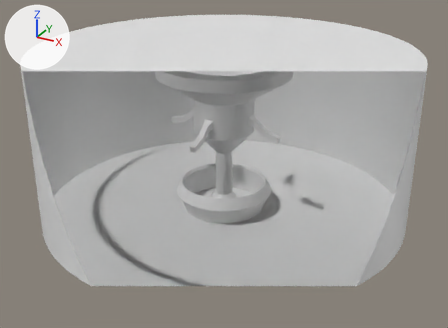
Two versions of the FBX model Assets/World/Models/Room.fbx, one commit apart.
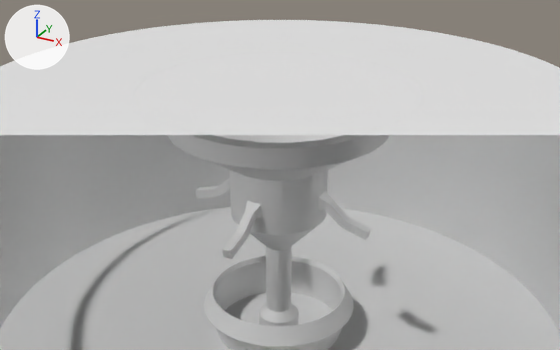
Each version appears first whole from a 50 mm camera at (12.74, -23.17, 13.7) aimed at (0.29, -0.52, 2.37), and next in a close-up from a 50 mm camera at (9.57, -17.33, 13.64) aimed at (-0.09, 0.23, 4.86). The axes (+X, +Y, +Z) are drawn at upper left. The lights are the same throughout. Everything nearer to the camera than a plane just in front of the edit is cut away.

The first close-up shows 'BezierCurve', 'MiddleColumn', 'Room', 'TVArm', 'Ticker'.
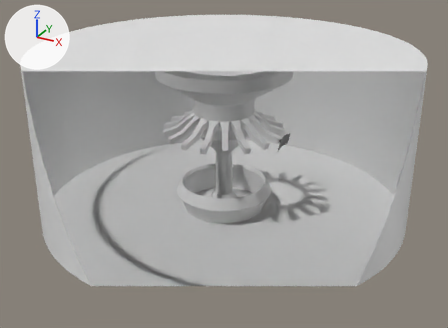
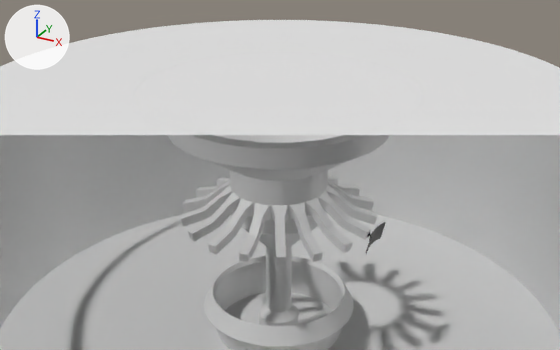
Diff of the bpy script that builds the scene:
```diff
--- a/Assets/World/Models/Room.fbx.py
+++ b/Assets/World/Models/Room.fbx.py
@@ me_cube @@
-me_cube.from_pydata(...)  # 80 vertices, 68 faces; spans x -2.77..2.77, y -2.77..2.77, z 3.69..4.69
+me_cube.from_pydata(...)  # 360 vertices, 306 faces; spans x -2.77..2.77, y -2.75..2.75, z 3.69..4.69
+# me_cube part 1: the loose piece of 20 vertices spanning x 1.34..2.77, y -0.22..0.22, z 3.69..4.69 is copied, and the copy is turned -20 degrees about the z axis through the mesh origin; it spans x 1.18..2.65, y -1.07..-0.25, z 3.69..4.69
+# me_cube part 2: the loose piece of 20 vertices spanning x 1.34..2.77, y -0.22..0.22, z 3.69..4.69 is copied, and the copy is turned -40 degrees about the z axis through the mesh origin; it spans x 0.88..2.2, y -1.88..-0.69, z 3.69..4.69
+# me_cube part 3: the loose piece of 20 vertices spanning x 1.34..2.77, y -0.22..0.22, z 3.69..4.69 is copied, and the copy is turned 40 degrees about the z axis through the mesh origin; it spans x 0.88..2.2, y 0.69..1.88, z 3.69..4.69
+# me_cube part 4: the loose piece of 20 vertices spanning x 1.34..2.77, y -0.22..0.22, z 3.69..4.69 is copied, and the copy is turned 20 degrees about the z axis through the mesh origin; it spans x 1.18..2.65, y 0.25..1.07, z 3.69..4.69
+# me_cube part 5: the loose piece of 20 vertices spanning x -0.22..0.22, y 1.34..2.77, z 3.69..4.69 is copied, and the copy is turned -30 degrees about the z axis through the mesh origin; it spans x 0.48..1.49, y 1.05..2.46, z 3.69..4.69
+# me_cube part 6: the loose piece of 20 vertices spanning x -0.22..0.22, y -2.77..-1.34, z 3.69..4.69 is copied, and the copy is turned -30 degrees about the z axis through the mesh origin; it spans x -1.49..-0.48, y -2.46..-1.05, z 3.69..4.69
+# me_cube part 7: the loose piece of 20 vertices spanning x -2.77..-1.34, y -0.22..0.22, z 3.69..4.69 is copied, and the copy is turned 40 degrees about the z axis through the mesh origin; it spans x -2.2..-0.88, y -1.88..-0.69, z 3.69..4.69
+# me_cube part 8: the loose piece of 20 vertices spanning x -0.22..0.22, y -2.77..-1.34, z 3.69..4.69 is copied, and the copy is turned 30 degrees about the z axis through the mesh origin; it spans x 0.48..1.49, y -2.46..-1.05, z 3.69..4.69
+# me_cube part 9: the loose piece of 20 vertices spanning x -2.77..-1.34, y -0.22..0.22, z 3.69..4.69 is copied, and the copy is turned 20 degrees about the z axis through the mesh origin; it spans x -2.65..-1.18, y -1.07..-0.25, z 3.69..4.69
+# me_cube part 10: the loose piece of 20 vertices spanning x -2.77..-1.34, y -0.22..0.22, z 3.69..4.69 is copied, and the copy is turned -20 degrees about the z axis through the mesh origin; it spans x -2.65..-1.18, y 0.25..1.07, z 3.69..4.69
+# me_cube part 11: 2 vertices moved from x -0.22..0.22, y 1.34, z 4.26 to x -0.02..0.02, y 1.35, z 4.26; 16 vertices removed from x -0.22..0.22, y 1.34..2.77, z 3.69..4.69; 36 vertices added at x -0.61..0.61, y 1.28..2.75, z 3.69..4.69
+# me_cube part 12: 2 vertices moved from x -0.22..0.22, y -1.34, z 4.26 to x -0.02..0.02, y -1.35, z 4.26; 16 vertices removed from x -0.22..0.22, y -2.77..-1.34, z 3.69..4.69; 36 vertices added at x -0.61..0.61, y -2.75..-1.28, z 3.69..4.69
@@ ob_tv_screen @@
+ob_tv_screen = bpy.data.objects.new('TV Screen', me_mesh_005)  # 32 vertices, 15 faces; spans x 2.846..3.026, y -0.482..0.49, z 3.503..4.046; in mat_techware_screen_001 (its picture is missing)
+ob_tv_screen.location = (0.0, 0.0, 0.0)
@@ ob_tv_frame @@
+ob_tv_frame = bpy.data.objects.new('TV Frame', me_mesh_004)  # 357 vertices, 337 faces; spans x 2.732..3.034, y -0.493..0.501, z 3.491..4.054; in mat_techware_001 (picture img_techware_diffuse_png)
+ob_tv_frame.location = (0.0, 0.0, 0.0)
```

Pixel boxes (x1, y1, x2, y2) of what changed, in the close-ups (560 x 350 px):
'TVArm', reshaped (12% wider, 10% taller): before (195, 179, 371, 259); after (180, 177, 377, 265)
'TV Screen', added: after (368, 223, 385, 248)
'TV Frame', added: after (366, 222, 386, 254)
part 1 of me_cube, added: after (306, 197, 353, 253)
part 2 of me_cube, added: after (289, 203, 323, 262)
part 3 of me_cube, added: after (327, 180, 374, 210)
part 4 of me_cube, added: after (326, 184, 377, 225)
part 5 of me_cube, added: after (328, 179, 360, 196)
part 6 of me_cube, added: after (188, 192, 240, 242)
part 7 of me_cube, added: after (180, 185, 232, 227)
part 8 of me_cube, added: after (272, 205, 288, 265)
part 9 of me_cube, added: after (183, 180, 230, 212)
part 10 of me_cube, added: after (216, 178, 230, 186)
part 11 of me_cube, built on: after (328, 177, 338, 185)
part 12 of me_cube, built on: before (222, 201, 262, 259); after (208, 198, 270, 262)
